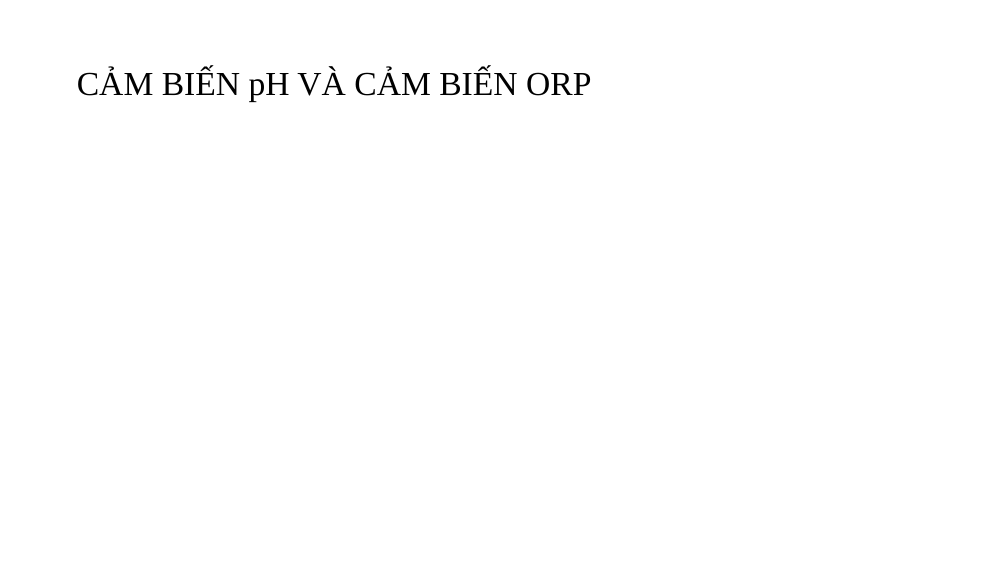
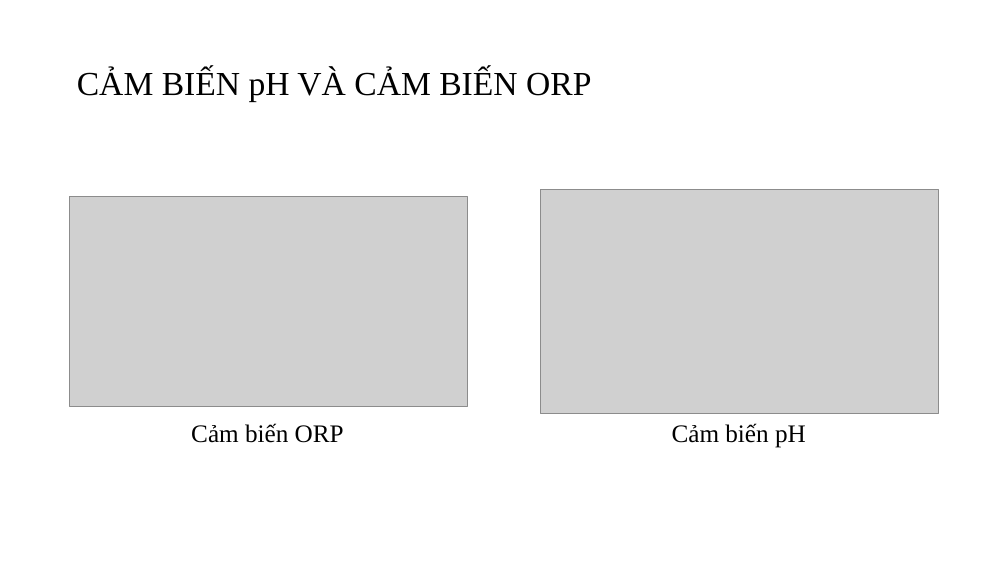
Before and after one commit to DatTwenty3/DCLV, a slide deck: slide 15 of PRESENTATION.pptx. Drawn at 1008x567 pixels with LibreOffice and Linux fonts; fonts in the diff are those of the drawing; grey boxes stand for pictures. Boxes give left, top, right and bottom in pixels: in the first picture for what was removed or moved away, otherwise in the second. Text is boxed around its words. In the diff, an @@ line names an element or a change of style, - is before the commit and + after.

```diff
--- a/PRESENTATION.pptx
+++ b/PRESENTATION.pptx
@@ picture added at (70,197,468,407) @@
@@ picture added at (541,189,939,413) @@
@@ text added at (191,423,344,443), 24 pt, text #000000 @@
+Cảm biến ORP
@@ text added at (672,423,806,448), 24 pt, text #000000 @@
+Cảm biến pH
```
Also in this commit, not shown: 10 other slides changed, 1 slide added.
